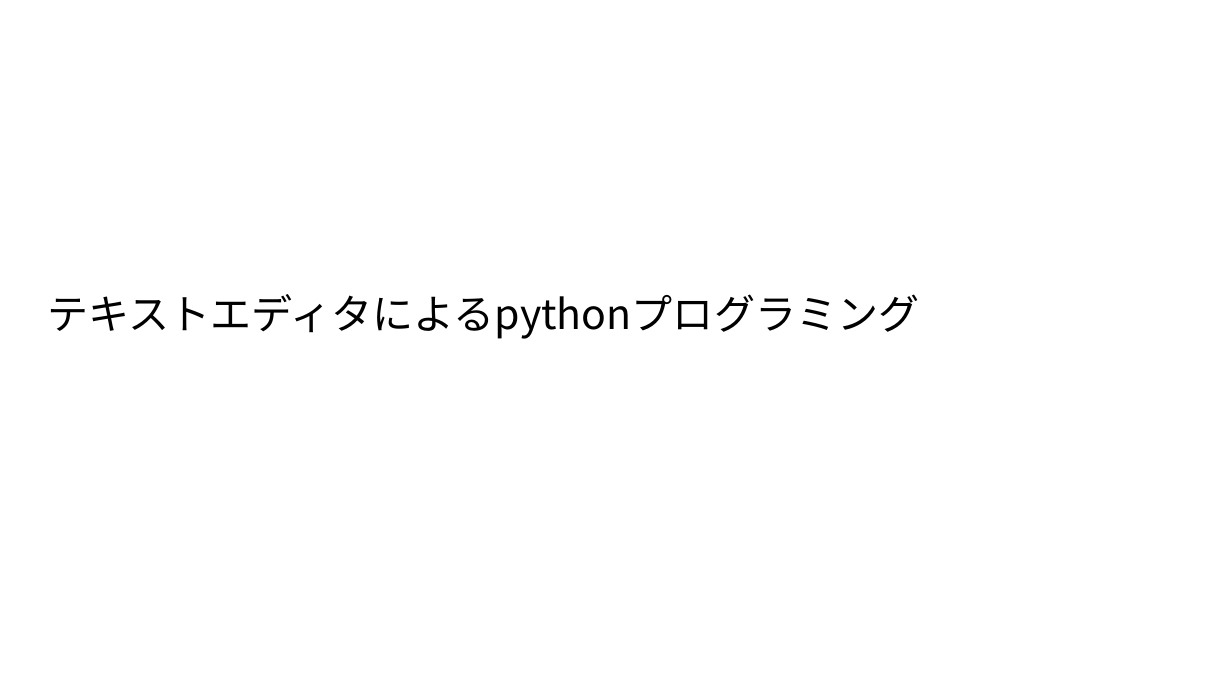
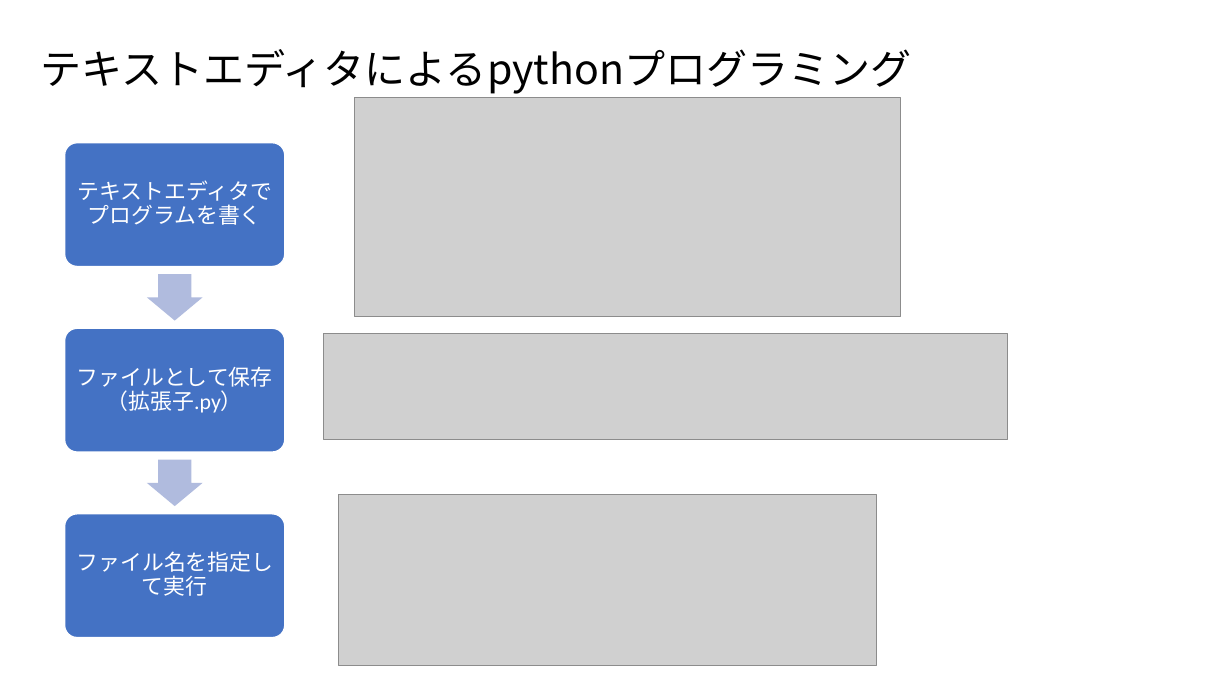
Before and after one commit to ueharaLab/bigdata2_system_and_python, a slide deck: slide 5 of bigdata2_system_and_python.pptx (slide 2 before the commit). Drawn at 1232x693 pixels with LibreOffice and Linux fonts; fonts in the diff are those of the drawing; grey boxes stand for pictures. Boxes give left, top, right and bottom in pixels: in the first picture for what was removed or moved away, otherwise in the second. Text is boxed around its words. In the diff, an @@ line names an element or a change of style, - is before the commit and + after.

```diff
--- a/bigdata2_system_and_python.pptx
+++ b/bigdata2_system_and_python.pptx
@@ text "テキストエディタによるpythonプログラミング": place and size @@
-text "テキストエディタによるpythonプログラミング" at (48,294,920,339)
+text "テキストエディタによるpythonプログラミング" at (40,49,912,94)
@@ picture added at (354,98,901,317) @@
@@ picture added at (323,334,1008,440) @@
@@ picture added at (338,495,877,665) @@
@@ group added at (65,143,285,638): 3 rounded rectangles, 3 texts, 2 right arrows @@
+テキストエディタでプログラムを書く
+ファイルとして保存（拡張子.py）
+ファイル名を指定して実行
```
Also in this commit, not shown: 5 other slides changed, 10 slides added, 5 slides removed, 2 other files.
